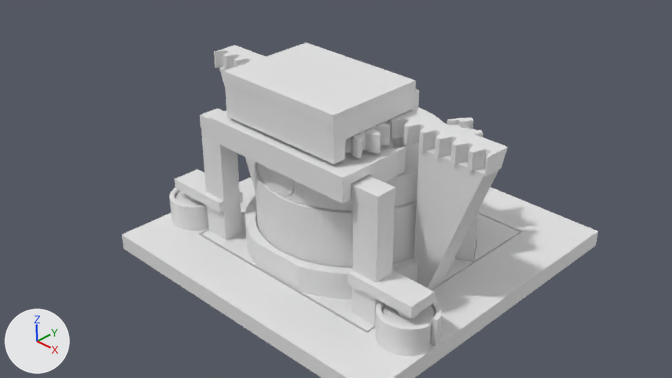
The Blender file 3-0/19.67_okantovka8_P/okantovka8_P.blend as it was, and as the next commit left it.
Before and after are seen from the file's camera 'Камера'. Arrows for +X, +Y and +Z are at lower left; the lights stay in place. The first picture is the older version.

The scene before the commit, as lines of its bpy script (objects in view):
```python
me_base = bpy.data.meshes.new('base')
me_base.from_pydata(...)  # 1208 vertices, 2436 faces; spans x -24.5..24.5, y 0.5..36.3, z 0.5..23.4
me_base.materials.append(mat_base)  # white #e7e7e7
# before: 1010 (12.7, 5.0, 9.1), 1011 (12.7, 5.6, 9.1), 1012 (12.7, 2.0, 9.1) at pixel (352, 270)
me_brusok = bpy.data.meshes.new('brusok')
me_brusok.from_pydata(...)  # a box spanning x -16.7..16.7, y 1.9..5.1, z 19.4..21.4
me_brusok.materials.append(mat_brusok)  # white #e7e7e7
me_rack = bpy.data.meshes.new('rack')
me_rack.from_pydata(...)  # 168 vertices, 332 faces; spans x -25.0..25.0, y 11.6..15.7, z 23.4..25.9
me_rack.materials.append(mat_rack)  # white #e7e7e7
ob_base = bpy.data.objects.new('base', me_base)
ob_base.parent = ob_ось_качания
ob_base.matrix_parent_inverse = Matrix(((1.0, 0.0, 0.0, 0.0), (0.0, 1.0, 0.0, -35.3), (0.0, 0.0, 1.0, -1.4), (0.0, 0.0, 0.0, 1.0)))
ob_base.location = (0.0, 0.0, 0.0)
ob_brusok = bpy.data.objects.new('brusok', me_brusok)
ob_brusok.parent = ob_ось_качания
ob_brusok.matrix_parent_inverse = Matrix(((1.0, 0.0, 0.0, 0.0), (0.0, 1.0, 0.0, -35.3), (0.0, 0.0, 1.0, -1.4), (0.0, 0.0, 0.0, 1.0)))
ob_brusok.location = (0.0, 0.0, 0.0)
ob_rack = bpy.data.objects.new('rack', me_rack)
ob_rack.parent = ob_ось_качания
ob_rack.matrix_parent_inverse = Matrix(((1.0, 0.0, 0.0, 0.0), (0.0, 1.0, 0.0, -35.3), (0.0, 0.0, 1.0, -1.4), (0.0, 0.0, 0.0, 1.0)))
ob_rack.location = (0.0, 0.0, 0.0)
# also in view: 'plat' at (0.0, 15.5, 17.0); 'posts' at (11.3, 26.3, 10.3); 'frame' at (0.0, 17.2, 3.2); 'slider' at (0.0, 6.1, 22.6); 'плавающая шестерня 2' at (6.3, 7.5, 24.6)
```
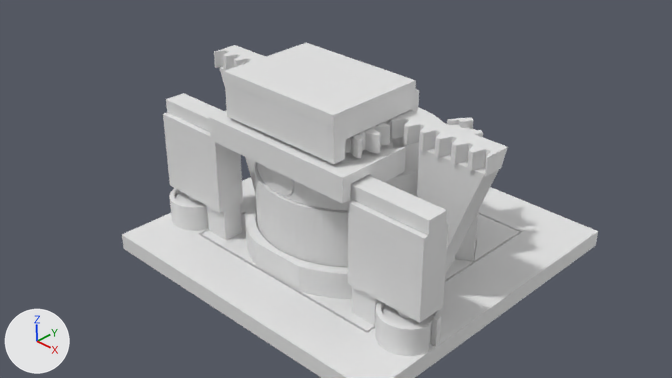
Where the change shows, as pixel boxes [x1, y1, x2, y2] in the pictures (672 x 378 px; the box of a moved part takes in the faces that stretch with it):
'base', reshaped: before [174, 66, 519, 333]; after [163, 66, 519, 333]
'brusok', rescaled (43% wider, 38% taller): before [200, 108, 396, 211]; after [166, 93, 447, 235]
part 1 of me_base, moved or reshaped: before [174, 128, 243, 232]; after [163, 112, 243, 232]
part 2 of me_base, moved or reshaped: before [348, 200, 435, 318]; after [348, 203, 424, 323]
part 3 of me_base, moved or reshaped (not visible before): after [349, 200, 448, 322]

The change, as a diff of the scene's bpy script:
```diff
--- a/3-0/19.67_okantovka8_P/okantovka8_P.blend.py
+++ b/3-0/19.67_okantovka8_P/okantovka8_P.blend.py
@@ me_base @@
 me_base.from_pydata(...)  # 1208 vertices, 2436 faces; spans x -24.5..24.5, y 0.5..36.3, z 0.5..23.4
 # used by ob_base; parent = ob_ось_качания; location = (0.0, 0.0, 0.0)
-me_base.vertices[1084].co = (-12.7, 5.0, 9.1)  # pixel (239, 193)
-me_base.vertices[1085].co = (-12.7, 5.0, 7.5)  # pixel (240, 203)
-me_base.vertices[1087].co = (-12.7, 5.6, 9.1)  # pixel (242, 192)
-me_base.vertices[1088].co = (-12.7, 2.0, 9.1)  # pixel (223, 200)
-me_base.vertices[1089].co = (-12.7, 1.1, 9.1)  # pixel (219, 203)
-me_base.vertices[1090].co = (-12.7, 1.1, 7.5)  # pixel (219, 212)
-me_base.vertices[1091].co = (-12.7, 2.0, 19.4)
-me_base.vertices[1092].co = (-12.7, 5.0, 19.4)
-me_base.vertices[1093].co = (-23.1, 1.1, 7.5)  # pixel (175, 188)
-me_base.vertices[1094].co = (-23.1, 5.6, 7.5)
-me_base.vertices[1202].co = (-23.1, 5.6, 9.1)  # pixel (197, 169)
-me_base.vertices[1203].co = (-16.7, 2.0, 9.1)  # pixel (206, 191)
-me_base.vertices[1204].co = (-23.1, 1.1, 9.1)  # pixel (174, 178)
-me_base.vertices[1205].co = (-16.7, 5.0, 9.1)
-me_base.vertices[1206].co = (-16.7, 5.0, 19.4)
-me_base.vertices[1207].co = (-16.7, 2.0, 19.4)  # pixel (201, 127)
-me_base.vertices[967].co = (23.1, 1.1, 7.5)  # pixel (410, 318)
-me_base.vertices[968].co = (23.1, 5.6, 7.5)  # pixel (434, 302)
-me_base.vertices[1013].co = (12.7, 1.1, 9.1)  # pixel (348, 272)
-me_base.vertices[1014].co = (12.7, 2.0, 19.4)  # pixel (353, 199)
-me_base.vertices[1015].co = (12.7, 5.0, 19.4)
-me_base.vertices[1191].co = (23.1, 5.6, 9.1)  # pixel (434, 291)
-me_base.vertices[1192].co = (23.1, 1.1, 9.1)  # pixel (411, 307)
-me_base.vertices[1198].co = (16.7, 2.0, 9.1)  # pixel (376, 282)
-me_base.vertices[1199].co = (16.7, 5.0, 9.1)  # pixel (392, 272)
-me_base.vertices[1200].co = (16.7, 5.0, 19.4)  # pixel (394, 201)
-me_base.vertices[1201].co = (16.7, 2.0, 19.4)  # pixel (377, 210)
+# me_base part 1
+me_base.vertices[1084].co = (-12.7, 5.0, 7.5)  # pixel (240, 203)
+me_base.vertices[1085].co = (-12.7, 5.0, 19.3)
+me_base.vertices[1087].co = (-12.7, 5.6, 19.3)
+me_base.vertices[1088].co = (-12.7, 2.0, 19.3)
+me_base.vertices[1089].co = (-12.7, 2.0, 19.4)
+me_base.vertices[1090].co = (-12.7, 5.0, 19.4)
+me_base.vertices[1091].co = (-12.7, 1.1, 19.3)
+me_base.vertices[1092].co = (-12.7, 1.1, 7.5)  # pixel (219, 212)
+me_base.vertices[1093].co = (-24.5, 1.1, 7.5)  # pixel (169, 185)
+me_base.vertices[1094].co = (-24.5, 5.6, 7.5)
+me_base.vertices[1202].co = (-24.5, 5.6, 19.3)
+me_base.vertices[1203].co = (-24.5, 5.0, 19.3)
+me_base.vertices[1204].co = (-24.5, 5.0, 19.4)
+me_base.vertices[1205].co = (-24.5, 2.0, 19.4)  # pixel (167, 111)
+me_base.vertices[1206].co = (-24.5, 2.0, 19.3)  # pixel (167, 112)
+me_base.vertices[1207].co = (-24.5, 1.1, 19.3)  # pixel (162, 113)
+# me_base part 2
+for i in [1010, 1011, 1012]: me_base.vertices[i].co += Vector((0.0, 0.0, 10.2))
+me_base.vertices[967].co = (24.5, 1.1, 7.5)  # pixel (419, 322)
+me_base.vertices[968].co = (24.5, 5.6, 7.5)  # pixel (442, 307)
+me_base.vertices[1013].co = (12.7, 2.0, 19.4)  # pixel (353, 199)
+me_base.vertices[1014].co = (12.7, 5.0, 19.4)
+me_base.vertices[1015].co = (12.7, 1.1, 19.3)  # pixel (348, 202)
+me_base.vertices[1191].co = (24.5, 1.1, 19.3)  # pixel (424, 238)
+me_base.vertices[1192].co = (24.5, 5.0, 19.3)  # pixel (445, 225)
+me_base.vertices[1198].co = (11.4, 26.1, 6.5)
+me_base.vertices[1199].co = (11.1, 26.4, 6.5)
+me_base.vertices[1200].co = (11.3, 26.2, 6.5)
+me_base.vertices[1201].co = (11.2, 26.3, 6.5)
+# me_base part 3: 5 of 1208 vertices moved; they spanned x 10.6..11.4, y 25.6..26.4, z 6.5 and now span x 10.6..24.5, y 2.0..25.6, z 6.5..19.4; mean shift (10.6, -18.1, 10.3); largest move (11.1, 26.4, 6.5) -> (24.5, 2.0, 19.4)
 me_base.materials.append(mat_base)
@@ me_brusok @@
 # used by ob_brusok; parent = ob_ось_качания; location = (0.0, 0.0, 0.0)
-me_brusok.from_pydata(...)  # 8 vertices, 12 faces; spans x -16.7..16.7, y 1.9..5.1, z 19.4..21.4
+me_brusok.from_pydata(...)  # 8 vertices, 12 faces; spans x -24.5..24.5, y 1.9..5.1, z 19.4..21.4
+# me_brusok part 4: the whole mesh is scaled about its middle by (1.47, 1, 1)
 me_brusok.materials.append(mat_brusok)
```
